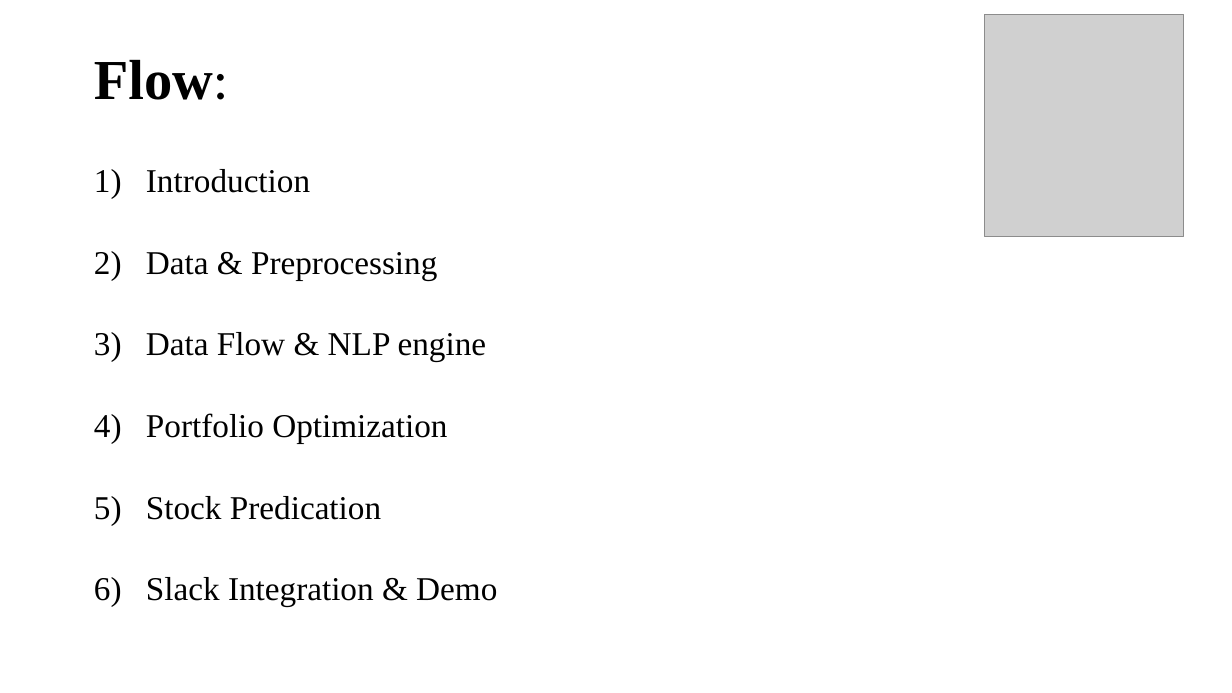
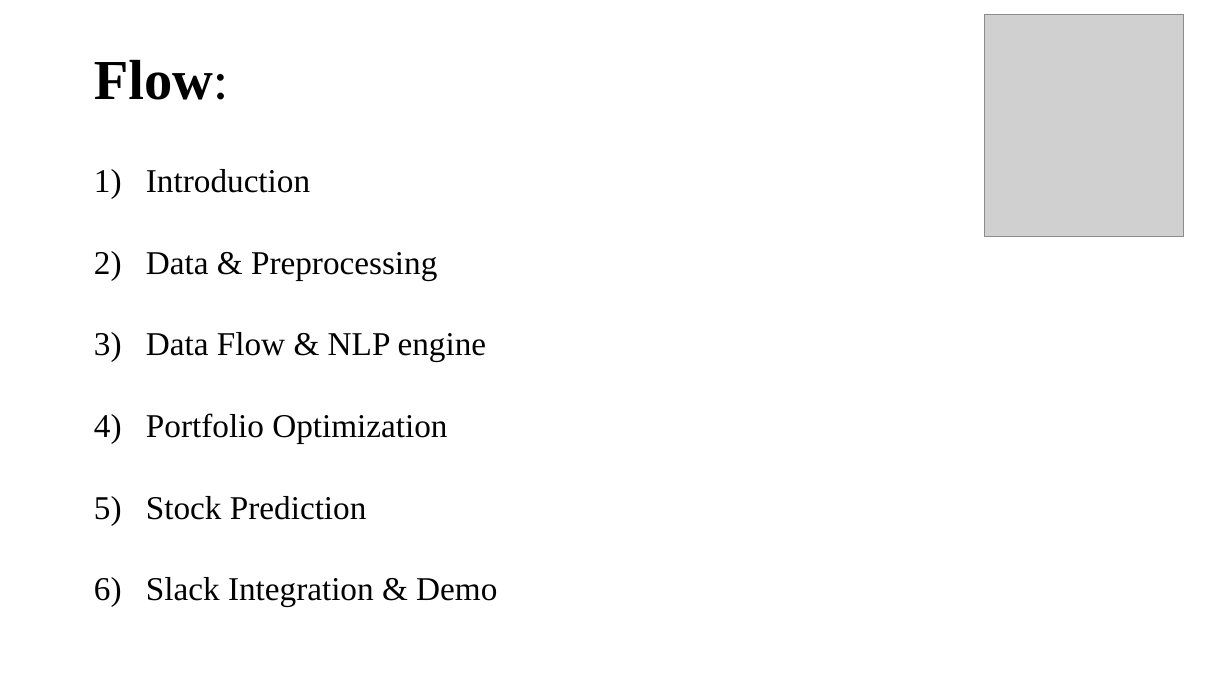
Before and after one commit to gaurangdavda/InvestoBot, a slide deck: slide 3 of reports/InvestoBot.pptx (slide 2 before the commit). Drawn at 1232x693 pixels with LibreOffice and Linux fonts; fonts in the diff are those of the drawing; grey boxes stand for pictures. Boxes give left, top, right and bottom in pixels: in the first picture for what was removed or moved away, otherwise in the second. Text is boxed around its words. In the diff, an @@ line names an element or a change of style, - is before the commit and + after.

Commit message:
updated final ppt

```diff
--- a/reports/InvestoBot.pptx
+++ b/reports/InvestoBot.pptx
@@ text at (146,496,367,520): text changed @@
-5) Stock Predication
+5) Stock Prediction
```
Also in this commit, not shown: 2 other slides changed, 3 other files.
